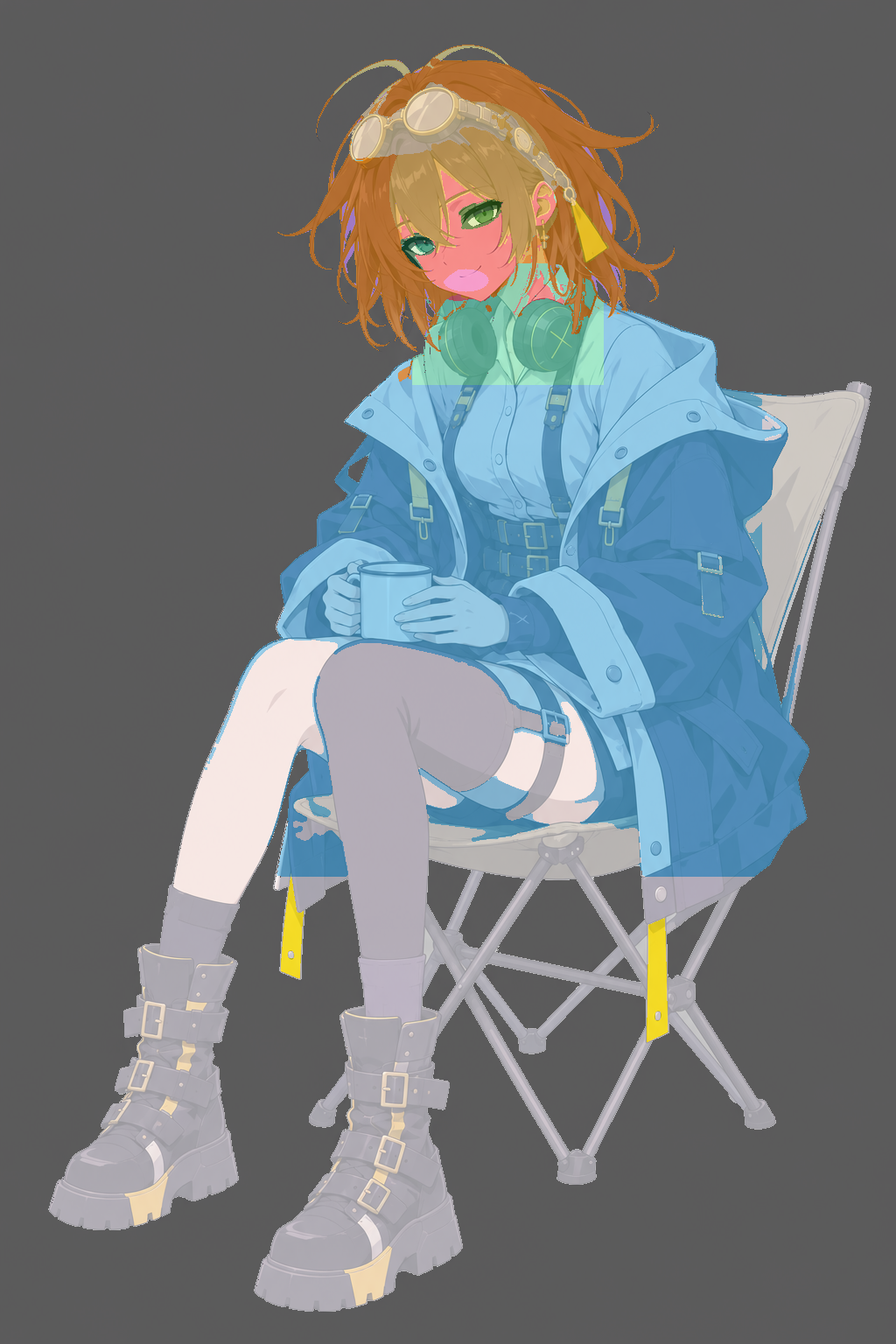
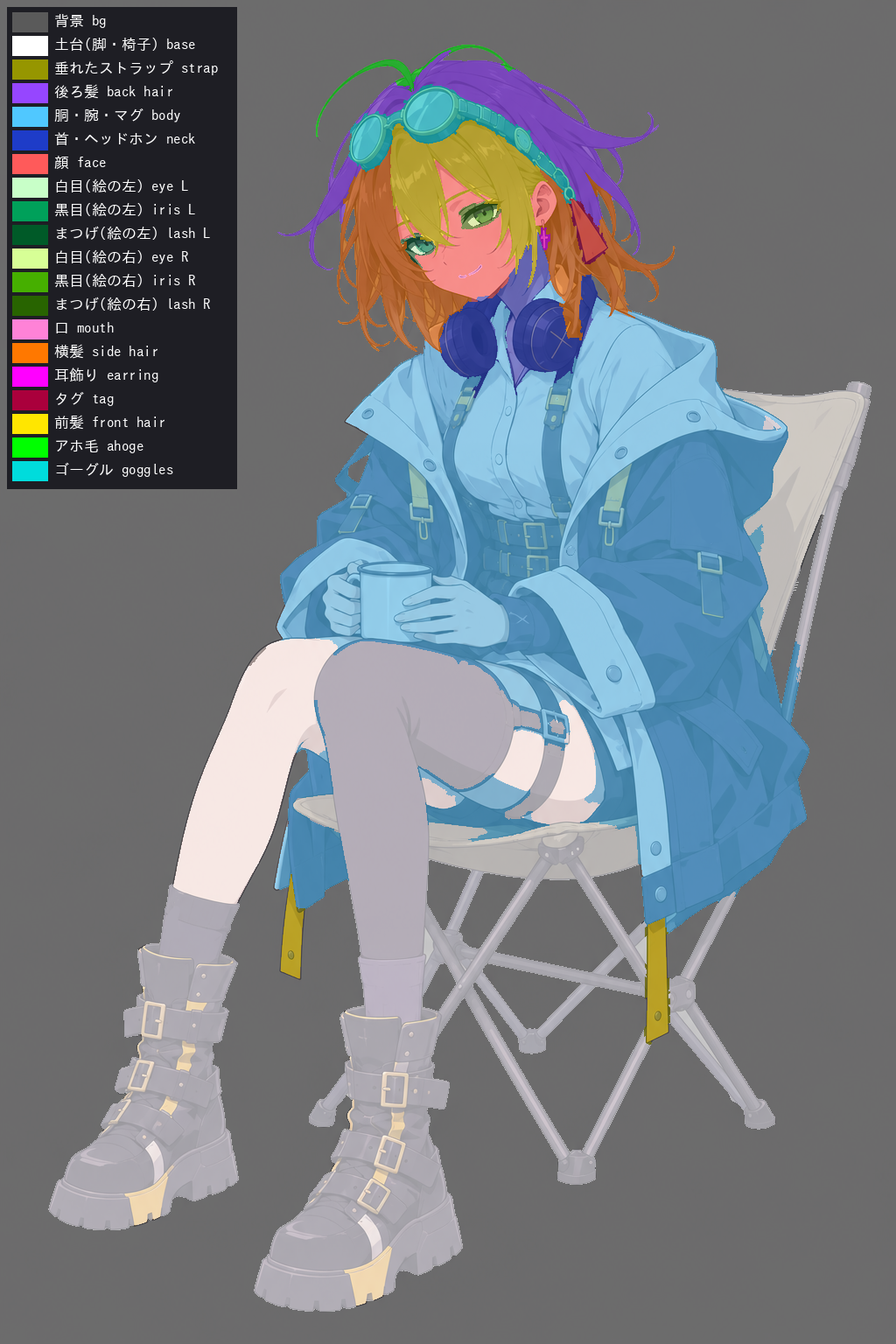
Before/after of a 896 × 1344 layered artwork. What changed in the layer stack:
renamed "00 背景 (bg)" to "legend 色の見本", opacity 55% → 100%, moved it above "map 塗り分け(ここを直す)", painted on it over left=0, top=0, right=896, bottom=1344
renamed "19 ゴーグル (goggles)" to "map 塗り分け(ここを直す)", painted on it over left=0, top=0, right=896, bottom=1344
removed layer "18 アホ毛 (ahoge)" (was 55%) over left=333, top=45, right=509, bottom=104
removed layer "17 前髪 (front_hair)" (was 55%) over left=389, top=101, right=570, bottom=299
removed layer "16 タグ (tag)" (was 55%) over left=562, top=186, right=609, bottom=264
removed layer "15 耳飾り (earring)" (was 55%) over left=540, top=234, right=550, bottom=250
removed layer "14 横髪 (side_hair)" (was 55%) over left=277, top=44, right=675, bottom=382
removed layer "13 口 (mouth)" (was 55%) over left=443, top=268, right=489, bottom=293
removed layer "12 まつげ 右 (lash_R)" (was 55%) over left=458, top=198, right=503, bottom=230
removed layer "11 黒目 右 (iris_R)" (was 55%) over left=474, top=209, right=494, bottom=224
removed layer "10 白目 右 (eye_R)" (was 55%) over left=467, top=209, right=497, bottom=227
removed layer "09 まつげ 左 (lash_L)" (was 55%) over left=400, top=232, right=436, bottom=270
removed layer "08 黒目 左 (iris_L)" (was 55%) over left=416, top=244, right=429, bottom=253
removed layer "07 白目 左 (eye_L)" (was 55%) over left=417, top=245, right=435, bottom=253
removed layer "06 顔 (face)" (was 55%) over left=397, top=170, right=593, bottom=315
removed layer "05 首・ヘッドホン (neck)" (was 55%) over left=411, top=194, right=604, bottom=385
removed layer "04 胴・腕・マグ (body)" (was 55%) over left=203, top=139, right=823, bottom=877
removed layer "03 後ろ髪 (back_hair)" (was 55%) over left=305, top=53, right=664, bottom=336
removed layer "02 垂れたストラップ (strap)" (was 55%) over left=280, top=876, right=669, bottom=1042
removed layer "01 土台(脚・椅子・座面より下) (base)" (was 55%) over left=48, top=381, right=872, bottom=1312
